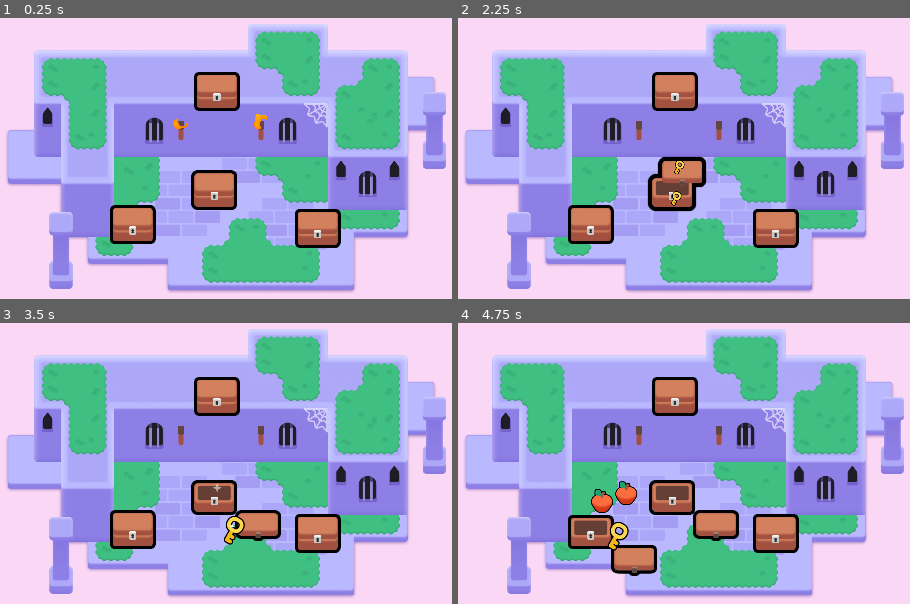
Above: before the commit, frames 1-4 (two rows, left to right).
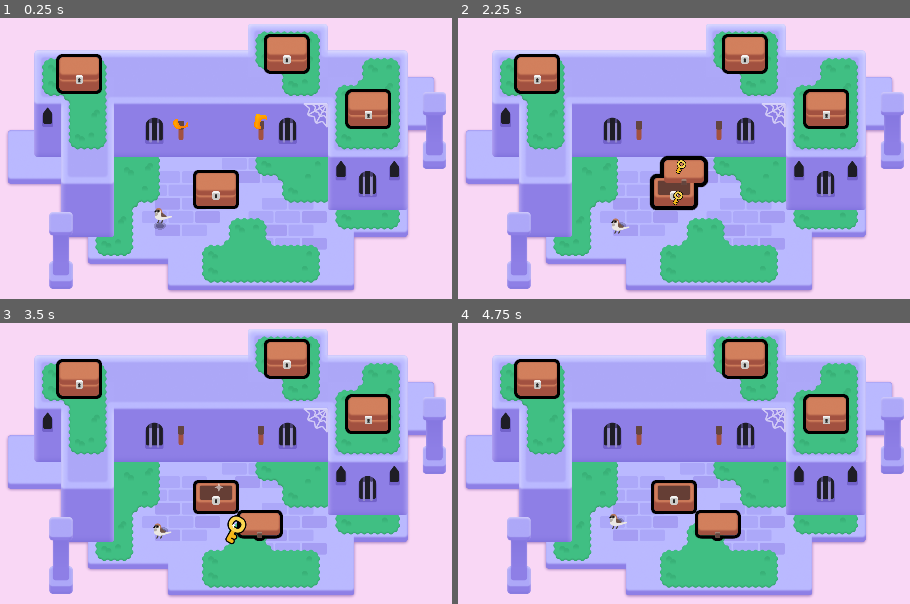
Above: after the commit, the same moments.

Repository: TDMXFFTF/2d-GameDev-Course
Game: Godot game, scene res://lessons/mini_dungeon.tscn
Same seed, same stepped clock (60 frames per second), same inputs: the game is played once before the commit and once after it.
Inputs (mouse positions are in pixels of both pictures, inside the frame that each line leads up to):
- Up to frame 1 (0.25 s): no input
- Up to frame 2 (2.25 s): tap Enter at 0.5, 2 s; move the mouse to (720, 130) at 0.52 s; press the mouse at (720, 130) at 0.53 s; hold D (move_right) 0.53-1.28 s; tap Space at 0.77, 1.25, 1.52 s; move the mouse to (638, 130) at 1.27 s; release the mouse at (638, 130) at 1.28 s; hold S (move_down) 1.28-2.03 s; right-click (638, 130) at 1.35 s; click (638, 130) at 1.42 s; move the mouse to (670, 189) at 2.02 s; hold D (move_right) from 2.03 s (still down); tap Z at 2.1 s; click (670, 189) at 2.17 s
- Up to frame 3 (3.5 s): move the mouse to (248, 477) at 2.77 s; release D (move_right) at 2.78 s; hold W (move_up) from 2.78 s (still down); click (248, 477) at 2.85 s; tap Space at 3.02 s
- Up to frame 4 (4.75 s): move the mouse to (688, 528) at 3.52 s; release W (move_up) at 3.53 s; hold Right mouse button (right_click) 3.53-4.28 s; hold A (move_left) from 3.53 s (still down); click (688, 528) at 3.67 s; tap Space at 3.77, 4.25, 4.52 s; move the mouse to (589, 530) at 4.27 s; tap Z at 4.35 s; click (589, 530) at 4.42 s

The runs differ from the first frame. In frame 1, 9.0% of the frame differs, in the area x 12-87%, y 5-82%; in frame 2, 9.4%; in frame 3, 9.4%; in frame 4, 11%, in the area x 12-87%, y 5-91%.

Commit message:
L8 + L9 Lets experiment

Diff:
--- /dev/null
+++ b/M06.looting_workbook/lessons/bird.gd
@@ -0,0 +1,31 @@
+extends Node2D
+
+@onready var bird = $Bird
+@onready var shadow: Sprite2D = $Shadow
+@onready var wait_timer: Timer = $WaitTimer
+
+
+func _ready() -> void:
+	wait_timer.wait_time = randf_range(1.0, 3.0)
+	wait_timer.one_shot = true
+	wait_timer.timeout.connect(_animate_one_hop)
+	wait_timer.start()
+
+
+func _animate_one_hop() -> void:
+	const HOP_DURATION := 0.25
+	const HALF_HOP_DURATION := HOP_DURATION / 2.0
+	var random_direction := Vector2(1.0, 0.0).rotated(randf() * 2.0 * PI)
+	var land_position := random_direction * randf_range(0.0, 30.0)
+	var tween := create_tween().set_parallel()
+	tween.tween_property(bird, "position:x", land_position.x, HOP_DURATION)
+	tween.tween_property(shadow, "position", land_position, HOP_DURATION)
+	tween = create_tween()
+	tween.set_trans(Tween.TRANS_QUAD)
+	tween.set_ease(Tween.EASE_OUT)
+	const JUMP_HEIGHT := 16.0
+	tween.tween_property(bird, "position:y", land_position.y - JUMP_HEIGHT, HALF_HOP_DURATION)
+	tween.set_ease(Tween.EASE_IN)
+	tween.tween_property(bird, "position:y", land_position.y, HALF_HOP_DURATION)
+	wait_timer.wait_time = randf_range(1.0, 3.0)
+	tween.finished.connect(wait_timer.start)
--- /dev/null
+++ b/M06.looting_workbook/lessons/bird.tscn
@@ -0,0 +1,18 @@
+[gd_scene load_steps=4 format=3 uid="uid://bkowe6iuowtgl"]
+
+[ext_resource type="Script" path="res://lessons/bird.gd" id="1_rqp0n"]
+[ext_resource type="Texture2D" uid="uid://bwhshkk62k3bh" path="res://assets/bird/sparrow.png" id="2_4cxxd"]
+[ext_resource type="PackedScene" uid="uid://dnetm54guji21" path="res://assets/bird/shadow.tscn" id="3_4pg4n"]
+
+[node name="Bird" type="Node2D"]
+script = ExtResource("1_rqp0n")
+
+[node name="Bird" type="Sprite2D" parent="."]
+position = Vector2(1, -8)
+texture = ExtResource("2_4cxxd")
+
+[node name="WaitTimer" type="Timer" parent="."]
+one_shot = true
+
+[node name="Shadow" parent="." instance=ExtResource("3_4pg4n")]
+position = Vector2(-6, 17)
--- a/M06.looting_workbook/lessons/mini_dungeon.tscn
+++ b/M06.looting_workbook/lessons/mini_dungeon.tscn
@@ -7,6 +7,7 @@
 [ext_resource type="Texture2D" uid="uid://l0y1k1obencd" path="res://assets/dungeon/spider_web.png" id="5_ywba7"]
 [ext_resource type="PackedScene" uid="uid://eundh35r605v" path="res://assets/torch/torch.tscn" id="6_fokey"]
 [ext_resource type="PackedScene" uid="uid://6550exx3hxcx" path="res://lessons/chest/chest.tscn" id="7_ngkfc"]
+[ext_resource type="PackedScene" uid="uid://bkowe6iuowtgl" path="res://lessons/bird.tscn" id="8_yuged"]
 
 [sub_resource type="TileSetAtlasSource" id="TileSetAtlasSource_6s4s5"]
 texture = ExtResource("1_sym7n")
@@ -324,13 +325,16 @@
 metadata/_edit_lock_ = true
 
 [node name="Chest" parent="." instance=ExtResource("7_ngkfc")]
-position = Vector2(560, 281)
+position = Vector2(236, 2)
 
 [node name="Chest2" parent="." instance=ExtResource("7_ngkfc")]
-position = Vector2(364, 364)
+position = Vector2(564, 280)
 
 [node name="Chest3" parent="." instance=ExtResource("7_ngkfc")]
-position = Vector2(808, 373)
+position = Vector2(930, 87)
 
 [node name="Chest4" parent="." instance=ExtResource("7_ngkfc")]
-position = Vector2(566, 44)
+position = Vector2(734, -46)
+
+[node name="Bird" parent="." instance=ExtResource("8_yuged")]
+position = Vector2(435, 340)
Not shown: 1 places in M06.looting_workbook/lessons/mini_dungeon.tscn that only renumber resources
